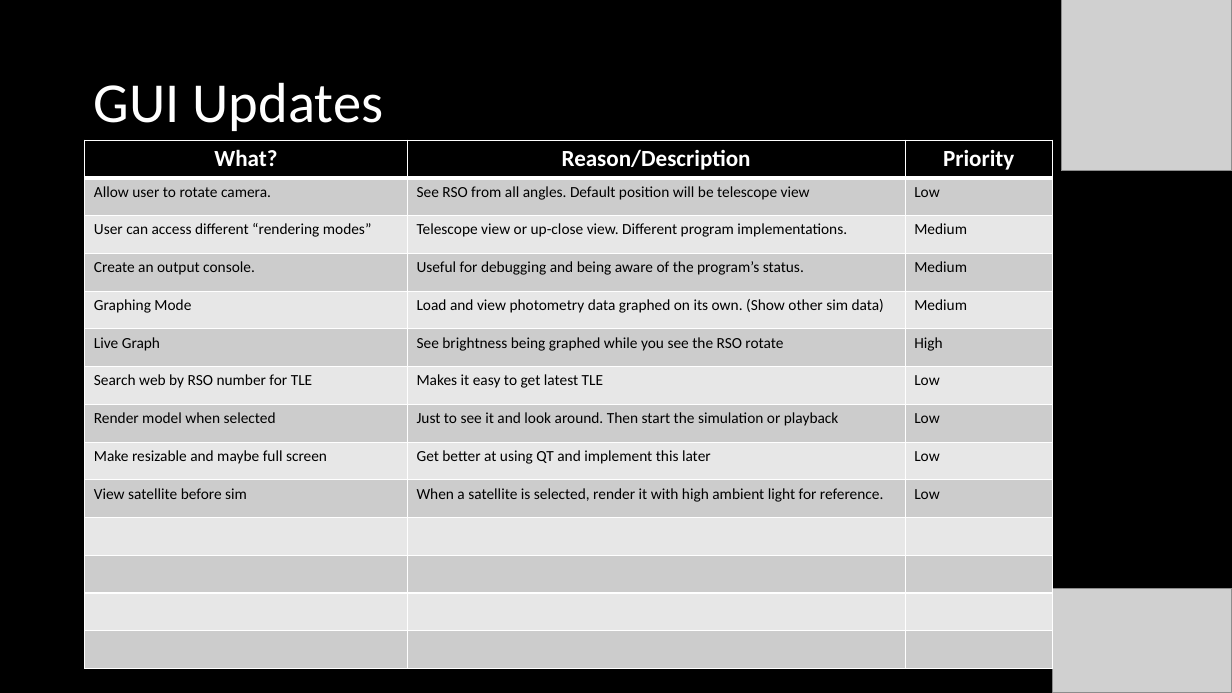
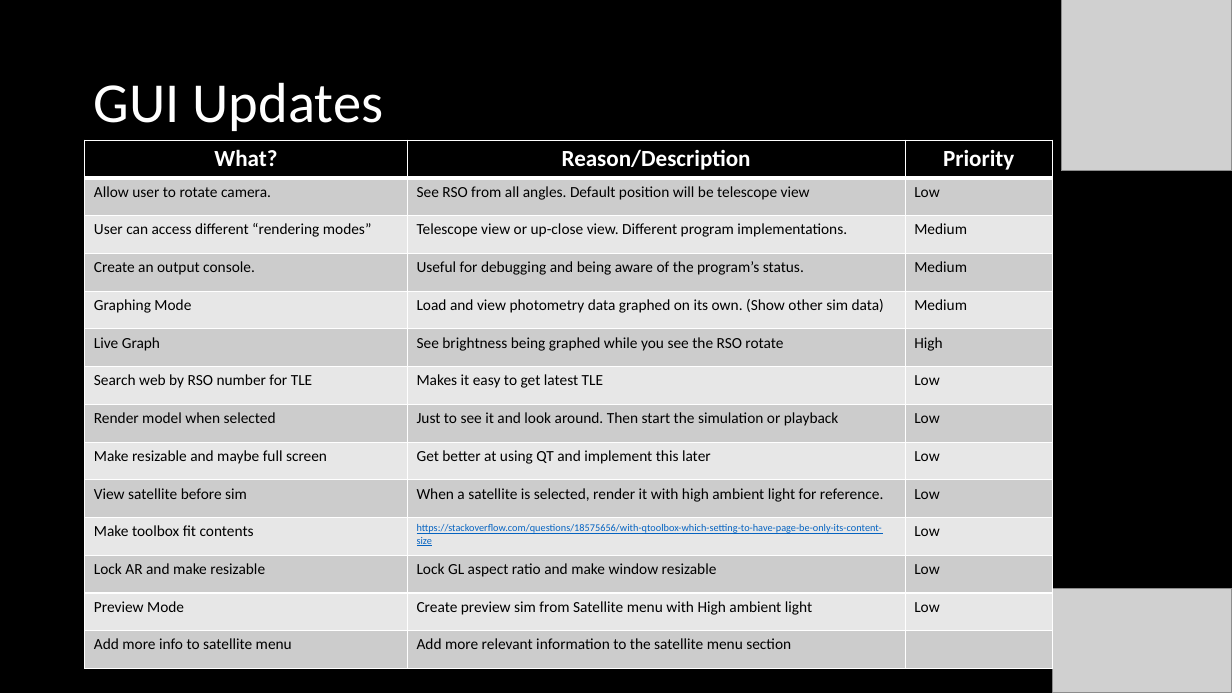
Before and after one commit to henry-valentine/COMPASS, a slide deck: slide 6 of documentation/COMPASS Project Status Document.pptx. Drawn at 1232x693 pixels with LibreOffice and Linux fonts; fonts in the diff are those of the drawing; grey boxes stand for pictures. Boxes give left, top, right and bottom in pixels: in the first picture for what was removed or moved away, otherwise in the second. Text is boxed around its words. In the diff, an @@ line names an element or a change of style, - is before the commit and + after.

```diff
--- a/documentation/COMPASS Project Status Document.pptx
+++ b/documentation/COMPASS Project Status Document.pptx
@@ table at (85,140,1054,669) @@
-row 11:  |  | 
+row 11: Make toolbox fit contents | https://stackoverflow.com/questions/18575656/with-qtoolbox-which-setting-to-have-page-be-only-its-content-size | Low
-row 12:  |  | 
+row 12: Lock AR and make resizable | Lock GL aspect ratio and make window resizable | Low
-row 13:  |  | 
+row 13: Preview Mode | Create preview sim from Satellite menu with High ambient light | Low
-row 14, column 1: 
+row 14, column 1: Add more info to satellite menu
-row 14, column 2: 
+row 14, column 2: Add more relevant information to the satellite menu section
```
Also in this commit, not shown: 6 other slides changed, 2 slides added, 7 other files.
